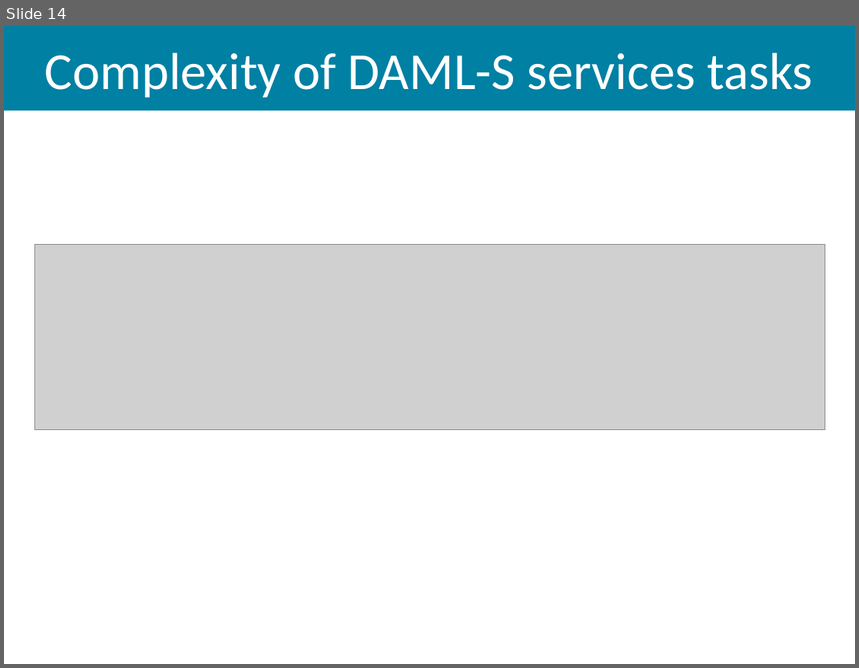
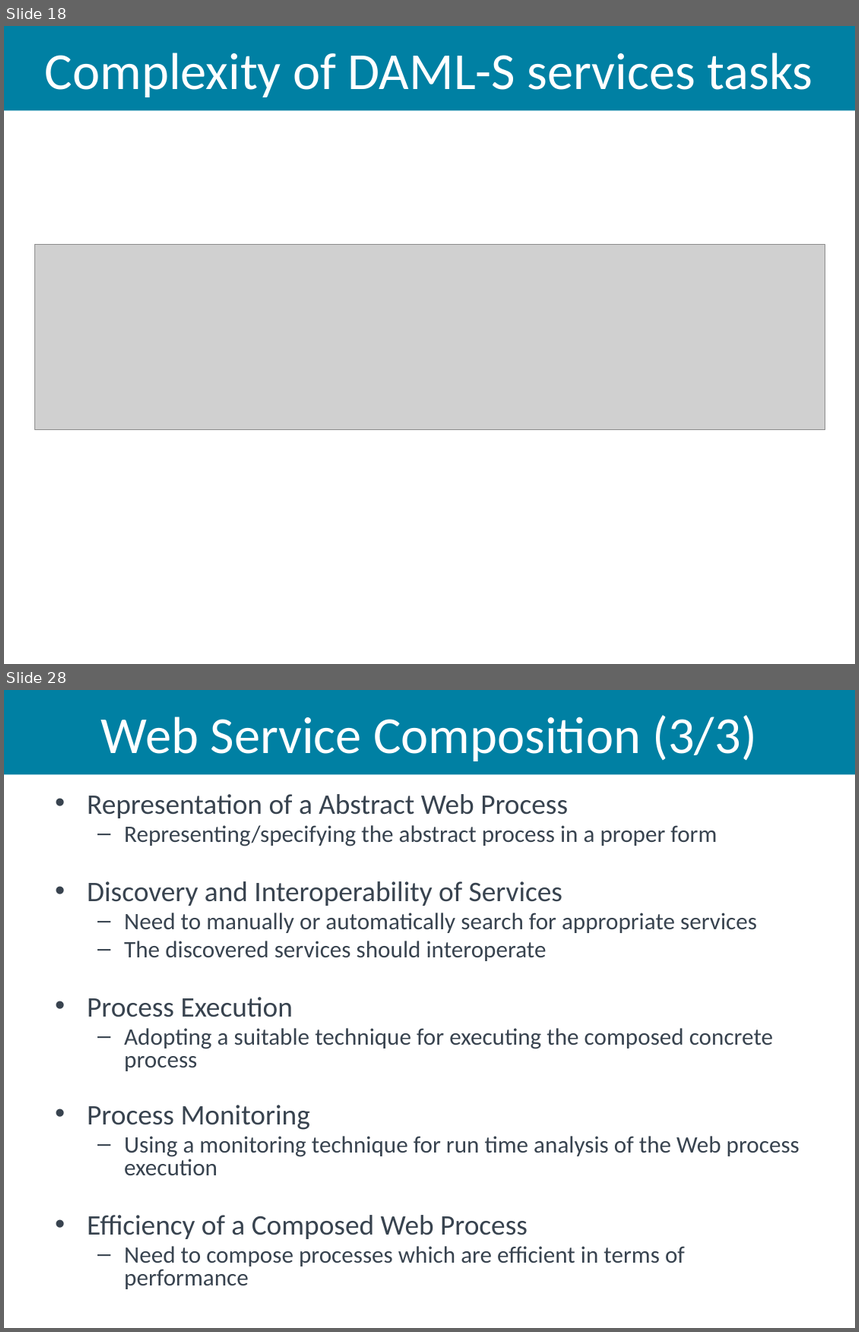
Before and after one commit to aiked/cs565, a slide deck: presentation/michath_slides.pptx. Shown one above the other, each under a label of ours: slide 14 before the commit, slides 18 and 28 after it; the slides between them are not shown. The pictures are 859x668 and 859x1332 pixels, drawn with LibreOffice and Linux fonts; fonts in the diff are those of the drawing; grey boxes stand for pictures. Boxes give left, top, right and bottom in pixels: in the first picture for what was removed or moved away, otherwise in the second. Text is boxed around its words. In the diff, an @@ line names an element or a change of style, - is before the commit and + after.

```diff
--- a/presentation/michath_slides.pptx
+++ b/presentation/michath_slides.pptx
@@ slide 28 added at (4,690,855,1328), background #FFFFFF @@
@@ title added at (4,690,855,774), fill #0080A3, 44 pt, text #FFFFFF @@
+Web Service Composition (3/3)
@@ text added at (87,794,800,1267), 20 pt, text #38434F @@
+• Representation of a Abstract Web Process
+  – Representing/specifying the abstract process in a proper form
+• Discovery and Interoperability of Services
+  – Need to manually or automatically search for appropriate services
+  – The discovered services should interoperate
+• Process Execution
+  – Adopting a suitable technique for executing the composed concrete process
+• Process Monitoring
+  – Using a monitoring technique for run time analysis of the Web process execution
+• Efficiency of a Composed Web Process
+  – Need to compose processes which are efficient in terms of performance
@@ what was slide 14 is now slide 18 @@
```
Also in this commit, not shown: 5 slides changed, 31 other slides added.
